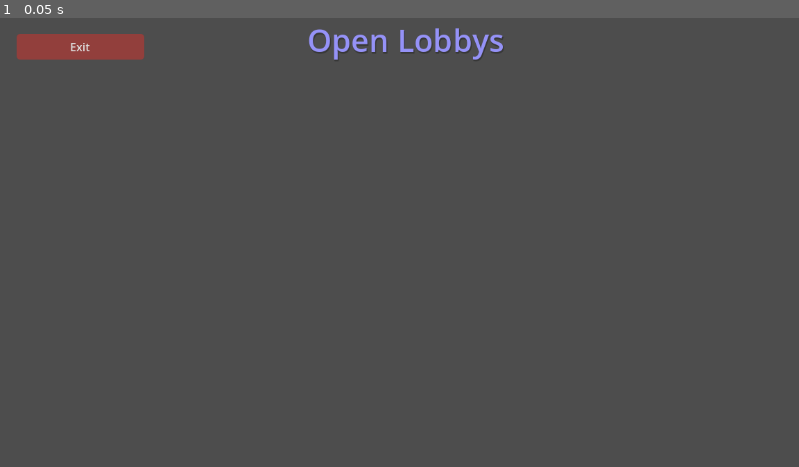
Above: before the commit, frame 1.
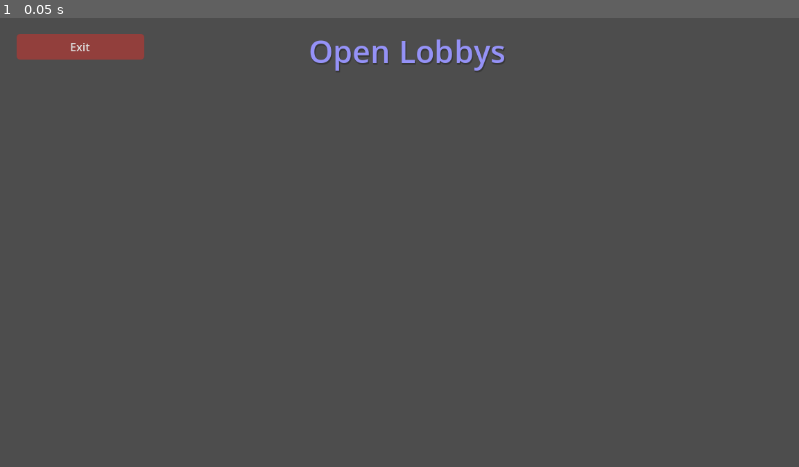
Above: after the commit, the same moment.

Repository: DragonCat4012/Shyv_Game
Game: Godot game, scene res://Scenes/Lobby/OpenLobbys.tscn
The game is run twice, just before and just after one commit, with the same random seed, the same clock (stepped at 60 frames per second) and the same inputs. This scene is started directly instead of the project's main scene.
Inputs:
- Up to frame 1 (0.05 s): no input

The runs differ from the first frame. In frame 1, 0.9% of the frame differs, in the area x 38-64%, y 2-12%.

Commit message:
open lobbies

Diff:
--- a/Scenes/Lobby/OpenLobbys.gd
+++ b/Scenes/Lobby/OpenLobbys.gd
@@ -1,10 +1,7 @@
 extends Node2D
 
-@onready var h_box_container = $VBoxContainer/HBoxContainer
-@onready var button = $VBoxContainer/HBoxContainer/Button
-@onready var label = $VBoxContainer/HBoxContainer/Label
-
 @onready var v_box_container = $VBoxContainer
+@onready var button = $VBoxContainer/Button
 
 var lobbys = []
 
@@ -19,14 +16,11 @@
 		v_box_container.remove_child(x)
 
 	for i in lobbys:
-		var box = h_box_container.duplicate()
-		box.visible = true
-		for ch in box.get_children():
-			if ch.name == "Button":
-				ch.pressed.connect(self._on_join_pressed.bind(i))
-			elif ch.name == "Label":
-				ch.text = str(i)
-		v_box_container.add_child(box)
+		var button = button.duplicate()
+		button.visible = true
+		button.pressed.connect(self._on_join_pressed.bind(i))
+		button.text = "Join " + str(i)
+		v_box_container.add_child(button)
 
 func _on_join_pressed(lobby):
 	GamManager._on_join_lobby_pressed(lobby)
--- a/Scenes/Lobby/OpenLobbys.tscn
+++ b/Scenes/Lobby/OpenLobbys.tscn
@@ -8,28 +8,21 @@
 script = ExtResource("1_su3ep")
 
 [node name="VBoxContainer" type="VBoxContainer" parent="."]
-offset_left = 402.0
-offset_top = 107.0
-offset_right = 789.0
-offset_bottom = 506.0
+offset_left = 356.0
+offset_top = 115.0
+offset_right = 797.0
+offset_bottom = 514.0
 
-[node name="HBoxContainer" type="HBoxContainer" parent="VBoxContainer"]
-visible = false
-layout_mode = 2
-
-[node name="Button" type="Button" parent="VBoxContainer/HBoxContainer"]
-custom_minimum_size = Vector2(100, 30)
+[node name="Button" type="Button" parent="VBoxContainer"]
+custom_minimum_size = Vector2(200, 40)
 layout_mode = 2
 text = "Join"
 
-[node name="Label" type="Label" parent="VBoxContainer/HBoxContainer"]
-layout_mode = 2
-text = "xxx"
-
 [node name="Label" type="Label" parent="."]
-offset_left = 443.0
-offset_right = 726.0
-offset_bottom = 63.0
+offset_left = 445.0
+offset_top = 16.0
+offset_right = 728.0
+offset_bottom = 79.0
 theme = ExtResource("1_cc2dg")
 text = "Open Lobbys"
 
